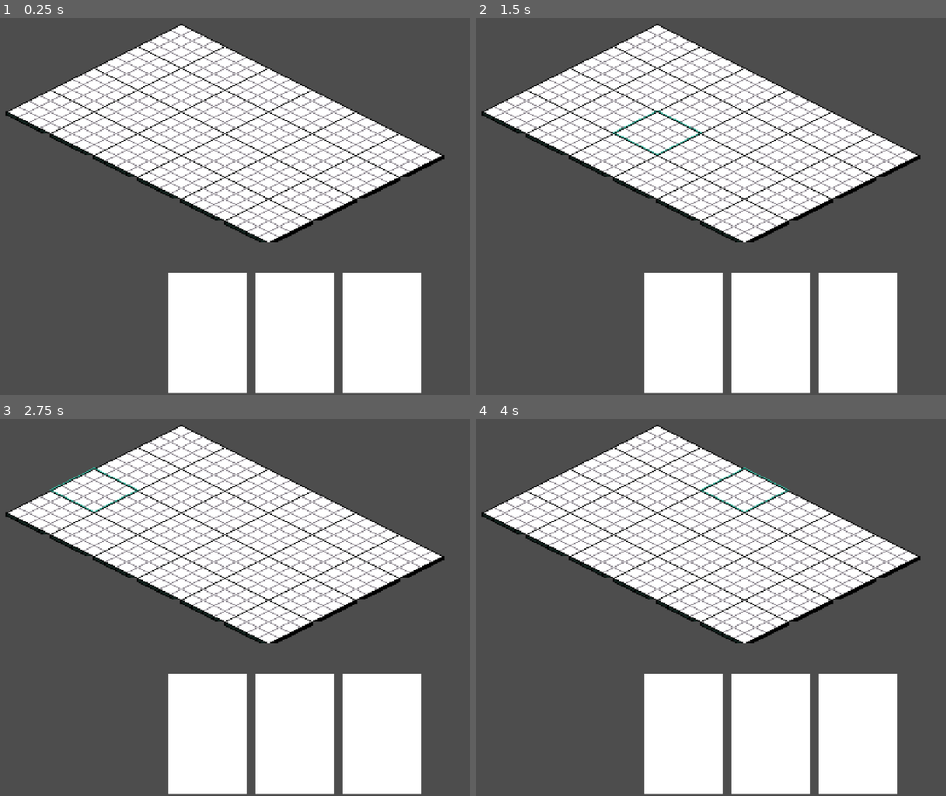
Above: before the commit, frames 1-4 (two rows, left to right).
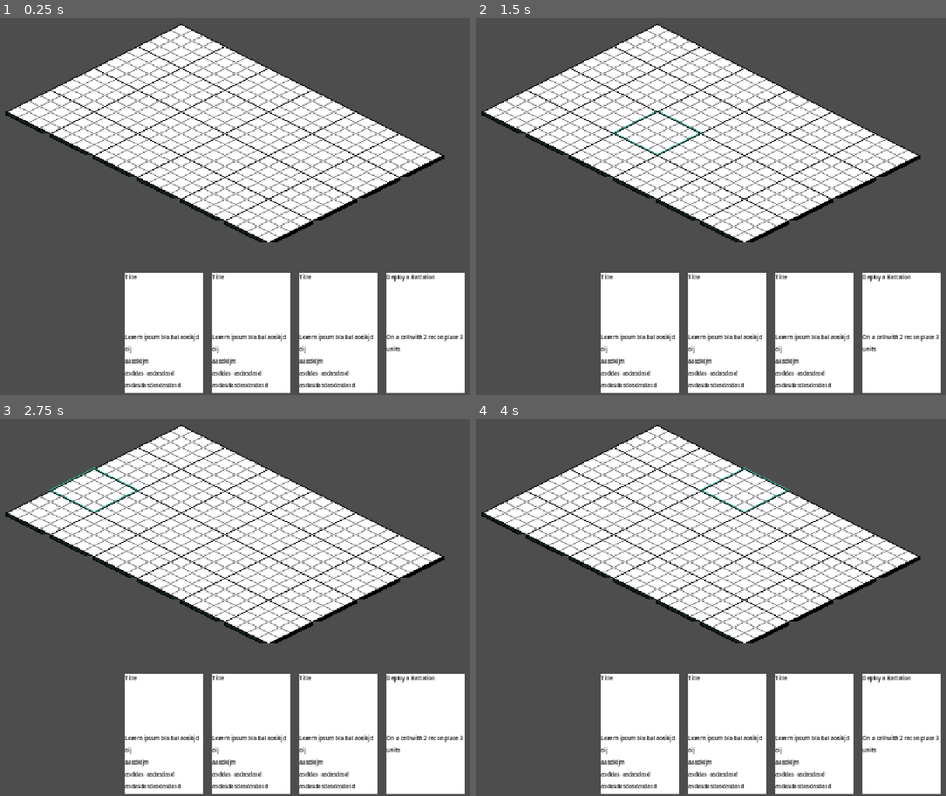
Above: after the commit, the same moments.

Repository: i-gri/wargame
Game: Godot game, scene res://scenes/testing_the_grid.tscn
Two runs of this game, one before a commit and one after it. Both use one fixed random seed, a clock stepped at 60 frames per second and the inputs below. The project has no main scene, so this scene is started directly.
Inputs (mouse positions are in pixels of both pictures, inside the frame that each line leads up to):
- Up to frame 1 (0.25 s): no input
- Up to frame 2 (1.5 s): tap Enter at 0.5 s; drag from (659, 44) to (527, 112) at 0.52 s; tap Space at 1.25 s; drag from (612, 67) to (711, 278) at 1.27 s
- Up to frame 3 (2.75 s): tap Enter at 2 s; move the mouse to (94, 490) at 2.02 s; click (94, 490) at 2.1 s
- Up to frame 4 (4 s): tap Space at 2.75 s; drag from (527, 513) to (701, 468) at 2.77 s; tap Enter at 3.5 s; drag from (570, 535) to (743, 490) at 3.52 s

The runs differ from the first frame. In frame 1, 9.9% of the frame differs, in the area x 26-99%, y 67-100%; in frame 2, 9.9%; in frame 3, 9.9%; in frame 4, 9.9%.

Commit message:
WIP:Add card command pattern

Diff:
--- /dev/null
+++ b/core_scripts/card_core.gd
@@ -0,0 +1,14 @@
+class_name CardCore extends Resource
+
+@export var title:String
+@export var text:String
+
+@export var recon_level:int = 2
+@export var units:Array[UnitCore]
+
+@export var bus:CardEventsBus
+
+func play_on( cell:Cell, services:ServiceLocator ) -> void:
+  if cell.core.recon_level < recon_level: return
+
+  services.units_manager.deploy( cell, units )
--- /dev/null
+++ b/core_scripts/cell_core.gd
@@ -0,0 +1,3 @@
+class_name CellCore extends Resource
+
+@export var recon_level:int = 0
--- a/nodes/cards/card.gd
+++ b/nodes/cards/card.gd
@@ -1,3 +1,17 @@
 class_name Card extends Area2D
 
 @onready var draggable:Draggable = $Draggable
+@onready var title:Label = $Title
+@onready var text:Label = $Text
+
+@export var core:CardCore
+
+func _ready() -> void:
+  if core == null: return
+
+  title.text = core.title
+  text.text = core.text
+
+
+func play_on( cell:Cell, service_locator:ServiceLocator ) -> void:
+  await core.play_on( cell, service_locator )
--- a/nodes/cards/card.tscn
+++ b/nodes/cards/card.tscn
@@ -5,14 +5,20 @@
 [ext_resource type="Script" uid="uid://crmnw3ldr3xev" path="res://addons/drag_and_drop/scripts/draggable.gd" id="3_njcsl"]
 [ext_resource type="Script" uid="uid://djdmnemxrx7bg" path="res://addons/drag_and_drop/resources/draggable_types/draggable_type.gd" id="4_y3cwb"]
 
+[sub_resource type="Resource" id="Resource_v61ue"]
+script = ExtResource("4_y3cwb")
+
 [sub_resource type="RectangleShape2D" id="RectangleShape2D_r8fj6"]
 size = Vector2(72, 110)
 
-[sub_resource type="Resource" id="Resource_v61ue"]
-script = ExtResource("4_y3cwb")
-
 [node name="Card" type="Area2D" unique_id=219647131]
 script = ExtResource("1_1ftn1")
+
+[node name="Draggable" type="Node" parent="." unique_id=1608220269]
+script = ExtResource("3_njcsl")
+drag_input_name = &"select"
+type = SubResource("Resource_v61ue")
+metadata/_custom_type_script = "uid://crmnw3ldr3xev"
 
 [node name="Sprite2D" type="Sprite2D" parent="." unique_id=115572419]
 scale = Vector2(4.5, 6.8749995)
@@ -21,8 +27,23 @@
 [node name="CollisionShape2D" type="CollisionShape2D" parent="." unique_id=1755370105]
 shape = SubResource("RectangleShape2D_r8fj6")
 
-[node name="Draggable" type="Node" parent="." unique_id=1608220269]
-script = ExtResource("3_njcsl")
-drag_input_name = &"select"
-type = SubResource("Resource_v61ue")
-metadata/_custom_type_script = "uid://crmnw3ldr3xev"
+[node name="Title" type="Label" parent="." unique_id=1833618427]
+offset_left = -36.0
+offset_top = -55.0
+offset_right = 36.0
+offset_bottom = -44.0
+theme_override_colors/font_color = Color(0.0415072, 0.041507192, 0.041507192, 1)
+theme_override_font_sizes/font_size = 5
+text = "Title"
+
+[node name="Text" type="Label" parent="." unique_id=1272630612]
+offset_left = -36.0
+offset_right = 36.0
+offset_bottom = 55.0
+theme_override_colors/font_color = Color(0.0415072, 0.041507192, 0.041507192, 1)
+theme_override_font_sizes/font_size = 5
+text = "Lorem ipsum bla bal aosikjd
+oij
+aasdkljm
+asddas  asdasdasd asdasdasdasdasdasd"
+autowrap_mode = 2
--- a/nodes/cell/cell.gd
+++ b/nodes/cell/cell.gd
@@ -12,8 +12,6 @@
   Vector2i(-1,0): [Vector2i(0,0), Vector2i(0,-1), Vector2i(0,-2), Vector2i(0,-3)],
 }
 
-signal card_played( card:Card )
-
 @export var events_bus:CellEventsBus
 
 @onready var highlights:CanvasGroup = $Highlights
@@ -21,6 +19,7 @@
 @onready var overlay:Sprite2D = $Overlay
 
 var tile:Vector2i
+var core:CellCore
 
 var dropzone:DropZone
 var occupied_sections:Dictionary[Vector2i, Unit] = {}
@@ -88,10 +87,10 @@
 
 func get_available_spaces( entry_point:Vector2i ) -> Array[Vector2i]:
   var available:Array[Vector2i] = []
-  for tile:Vector2i in ALLOWED_TILES[entry_point]:
-    if occupied_sections.has(tile): continue
+  for segment:Vector2i in ALLOWED_TILES[entry_point]:
+    if occupied_sections.has(segment): continue
 
-    available.append( tile )
+    available.append( segment )
 
   return available
 
@@ -107,8 +106,8 @@
   events_bus.card_played.emit( self, card )
 
 
-func add_unit( unit:Unit, tile:Vector2i ) -> void:
-  occupied_sections[tile] = unit
+func add_unit( unit:Unit, segment:Vector2i ) -> void:
+  occupied_sections[segment] = unit
 
 
 func get_all_segments() -> Array[Vector2i]:
--- a/nodes/managers/card_manager.gd
+++ b/nodes/managers/card_manager.gd
@@ -2,6 +2,7 @@
 
 @export var grid:GridManager
 @export var hand:Hand
+@export var service_locator:ServiceLocator
 
 @export var cell_events_bus:CellEventsBus
 
@@ -11,5 +12,6 @@
   cell_events_bus.card_played.connect( _on_card_played )
 
 
-func _on_card_played( _cell:Cell, card:Card ) -> void:
+func _on_card_played( cell:Cell, card:Card ) -> void:
+  await card.play_on( cell, service_locator )
   hand.card_played( card )
--- a/nodes/managers/grid_manager.gd
+++ b/nodes/managers/grid_manager.gd
@@ -10,13 +10,13 @@
   cell_events_bus.card_played.connect( _on_card_played )
   card_events_bus.card_selected.connect( _on_card_selected )
 
-func setup( tile_map:TileMapLayer ) -> void:
+func setup( tile_map:TileMapLayer, cells_data:Dictionary[Vector2i, CellCore] ) -> void:
   map = tile_map
 
   var factory:CellFactory = CellFactory.new()
 
   for tile:Vector2i in tile_map.get_used_cells():
-    var node:Cell = factory.create( tile, map.map_to_local( tile ))
+    var node:Cell = factory.create( tile, map.map_to_local( tile ), cells_data.get(tile, null))
 
     add_child( node )
     grid[tile] = node
@@ -31,11 +31,16 @@
   return grid.get(tile)
 
 
+func get_cells( filter:Callable ) -> Array[Cell]:
+  return grid.values().filter( filter )
+
+
 func _on_card_played( _cell:Cell, _card:Card ) -> void:
   remove_all_dropzones()
 
 
-func _on_card_selected( _card:Card ) -> void:
+func _on_card_selected( card:Card ) -> void:
   # TODO: Add card filters for the cell
 
-  get_cell(Vector2i(5,0)).add_card_dropzone()
+  for cell:Cell in get_cells( card.get_filter() ):
+    cell.add_card_dropzone()
--- /dev/null
+++ b/resources/cards/deploy_card.tres
@@ -0,0 +1,12 @@
+[gd_resource type="Resource" script_class="CardCore" format=3 uid="uid://bwwagcpb8a3lh"]
+
+[ext_resource type="Script" uid="uid://b8djrg4vcghy8" path="res://core_scripts/card_core.gd" id="1_dd8jf"]
+[ext_resource type="Script" uid="uid://drgwcdoqoi2xc" path="res://core_scripts/unit_core.gd" id="2_1g0wx"]
+[ext_resource type="Resource" uid="uid://cl3w4p2cvtn3s" path="res://resources/units/tank.tres" id="3_n1n8m"]
+
+[resource]
+script = ExtResource("1_dd8jf")
+title = "Deploy a Battalion"
+text = "On a cell with 2 recon place 3 units"
+units = Array[ExtResource("2_1g0wx")]([ExtResource("3_n1n8m")])
+metadata/_custom_type_script = "uid://b8djrg4vcghy8"
--- a/scenes/testing_the_grid.tscn
+++ b/scenes/testing_the_grid.tscn
@@ -2,22 +2,39 @@
 
 [ext_resource type="Resource" uid="uid://ci3vbnoug7tl8" path="res://resources/buses/grid_cell_events_bus.tres" id="1_vupmd"]
 [ext_resource type="Texture2D" uid="uid://kmhcjvhocn0l" path="res://assets/map/big-box-with-grid.png" id="2_get25"]
+[ext_resource type="Script" uid="uid://diwgul62m2pun" path="res://core_scripts/cell_core.gd" id="2_q57qo"]
 [ext_resource type="PackedScene" uid="uid://cc6jb7erkc2" path="res://nodes/cards/hand.tscn" id="3_get25"]
 [ext_resource type="Script" uid="uid://ct5n4ro7coaeo" path="res://nodes/managers/grid_manager.gd" id="3_ymsi1"]
 [ext_resource type="Resource" uid="uid://c084dwlsjo3eo" path="res://resources/buses/player_hand_card_events_bus.tres" id="5_30t7m"]
 [ext_resource type="PackedScene" uid="uid://dhtk88buxdwtg" path="res://nodes/managers/card_manager.tscn" id="5_kcfs2"]
+[ext_resource type="PackedScene" uid="uid://dxp8nmevhv513" path="res://nodes/cards/card.tscn" id="6_30t7m"]
+[ext_resource type="Resource" uid="uid://bwwagcpb8a3lh" path="res://resources/cards/deploy_card.tres" id="8_q57qo"]
+[ext_resource type="Script" uid="uid://ck8o7mnajs1np" path="res://scripts/service_locator.gd" id="10_brlib"]
+[ext_resource type="Script" uid="uid://b68fp3qqof0rn" path="res://nodes/managers/units_manager.gd" id="11_fdle2"]
 
 [sub_resource type="GDScript" id="GDScript_fobxg"]
 script/source = "extends Node2D
 
 @export var events_bus:CellEventsBus
 
+@export var cells:Dictionary[Vector2i, CellCore]
+
 func _ready() -> void:
   events_bus.mouse_entered.connect( func( cell ): cell.show_outline() )
   events_bus.mouse_exited.connect( func( cell ): cell.hide_outline() )
 
-  $GridManager.setup( $TileMapLayer )
+  $GridManager.setup( $TileMapLayer, cells )
 "
+
+[sub_resource type="Resource" id="Resource_brlib"]
+script = ExtResource("2_q57qo")
+recon_level = 2
+metadata/_custom_type_script = "uid://diwgul62m2pun"
+
+[sub_resource type="Resource" id="Resource_fdle2"]
+script = ExtResource("2_q57qo")
+recon_level = 2
+metadata/_custom_type_script = "uid://diwgul62m2pun"
 
 [sub_resource type="TileSetAtlasSource" id="TileSetAtlasSource_ymsi1"]
 texture = ExtResource("2_get25")
@@ -33,6 +50,10 @@
 [node name="TestingTheGrid" type="Node2D" unique_id=948643534]
 script = SubResource("GDScript_fobxg")
 events_bus = ExtResource("1_vupmd")
+cells = Dictionary[Vector2i, ExtResource("2_q57qo")]({
+Vector2i(5, 1): SubResource("Resource_brlib"),
+Vector2i(6, 1): SubResource("Resource_fdle2")
+})
 
 [node name="TileMapLayer" type="TileMapLayer" parent="." unique_id=1753862216]
 tile_map_data = PackedByteArray("AAADAP7/AQAAAAAAAAADAP//AQAAAAAAAAADAAAAAQAAAAAAAAADAAEAAQAAAAAAAAAEAAEAAQAAAAAAAAAEAA …(304 unchanged characters)…
@@ -46,9 +67,23 @@
 [node name="Hand" parent="." unique_id=741375966 instance=ExtResource("3_get25")]
 position = Vector2(324, 303)
 card_events_bus = ExtResource("5_30t7m")
+card_width = null
 card_padding = 20
 
-[node name="CardManager" parent="." unique_id=674234159 node_paths=PackedStringArray("grid", "hand") instance=ExtResource("5_kcfs2")]
+[node name="Card4" parent="Hand" unique_id=219647131 instance=ExtResource("6_30t7m")]
+position = Vector2(-18, 0)
+core = ExtResource("8_q57qo")
+
+[node name="CardManager" parent="." unique_id=674234159 node_paths=PackedStringArray("grid", "hand", "service_locator") instance=ExtResource("5_kcfs2")]
 grid = NodePath("../GridManager")
 hand = NodePath("../Hand")
+service_locator = NodePath("../ServiceLocator")
 cell_events_bus = ExtResource("1_vupmd")
+
+[node name="ServiceLocator" type="Node" parent="." unique_id=176890934 node_paths=PackedStringArray("unit_manager", "grid_manager")]
+script = ExtResource("10_brlib")
+unit_manager = NodePath("../UnitsManager")
+grid_manager = NodePath("../GridManager")
+
+[node name="UnitsManager" type="Node" parent="." unique_id=400994349]
+script = ExtResource("11_fdle2")
--- a/scenes/testing_units.tscn
+++ b/scenes/testing_units.tscn
@@ -5,7 +5,7 @@
 [ext_resource type="Resource" uid="uid://cl3w4p2cvtn3s" path="res://resources/units/tank.tres" id="2_qav1g"]
 [ext_resource type="Resource" uid="uid://uthg86ynn52t" path="res://resources/units/rifle_man.tres" id="3_68k2g"]
 [ext_resource type="Resource" uid="uid://d2xjfw2do4ryi" path="res://resources/players/first_player.tres" id="4_6hskn"]
-[ext_resource type="Script" uid="uid://b68fp3qqof0rn" path="res://nodes/managers/unit_manager.gd" id="5_6hskn"]
+[ext_resource type="Script" uid="uid://b68fp3qqof0rn" path="res://nodes/managers/units_manager.gd" id="5_6hskn"]
 
 [sub_resource type="GDScript" id="GDScript_68k2g"]
 script/source = "extends Node2D
--- a/scripts/buses/card_events_bus.gd
+++ b/scripts/buses/card_events_bus.gd
@@ -2,3 +2,5 @@
 
 @warning_ignore_start( "unused_signal" )
 signal card_selected( card:Card )
+
+signal deploy( cell:Cell, units:Array[UnitCore] )
--- a/scripts/factories/cell_factory.gd
+++ b/scripts/factories/cell_factory.gd
@@ -7,10 +7,14 @@
 func _init() -> void:
   scene = load( SCENE_PATH )
 
-func create( tile:Vector2i, position:Vector2 ) -> Cell:
+func create( tile:Vector2i, position:Vector2, core:CellCore = CellCore.new()) -> Cell:
   var node:Cell = scene.instantiate()
+
+  if core == null:
+    core = CellCore.new()
 
   node.tile = tile
   node.position = position
+  node.core = core
 
   return node
--- /dev/null
+++ b/scripts/service_locator.gd
@@ -0,0 +1,4 @@
+class_name ServiceLocator extends Node
+
+@export var unit_manager:UnitsManager
+@export var grid_manager:GridManager
Not shown, added: core_scripts/card_core.gd.uid
Not shown, added: core_scripts/cell_core.gd.uid
Renamed: nodes/managers/unit_manager.gd -> nodes/managers/units_manager.gd
Renamed: nodes/managers/unit_manager.gd.uid -> nodes/managers/units_manager.gd.uid
Not shown, added: scripts/service_locator.gd.uid
